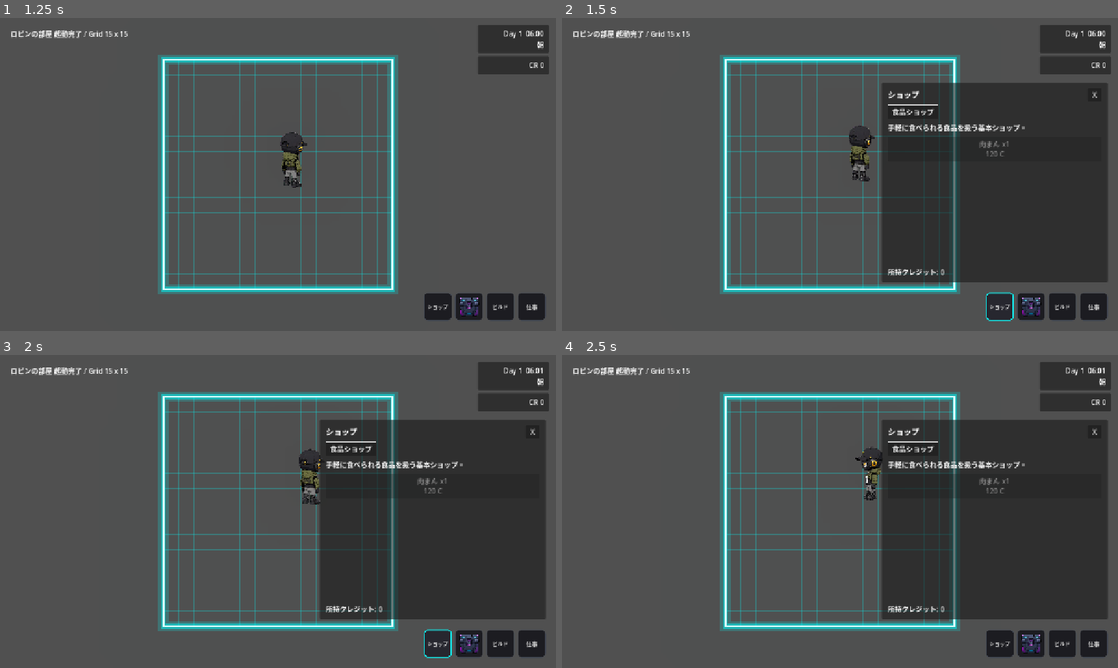
Above: before the commit, frames 1-4 (two rows, left to right).
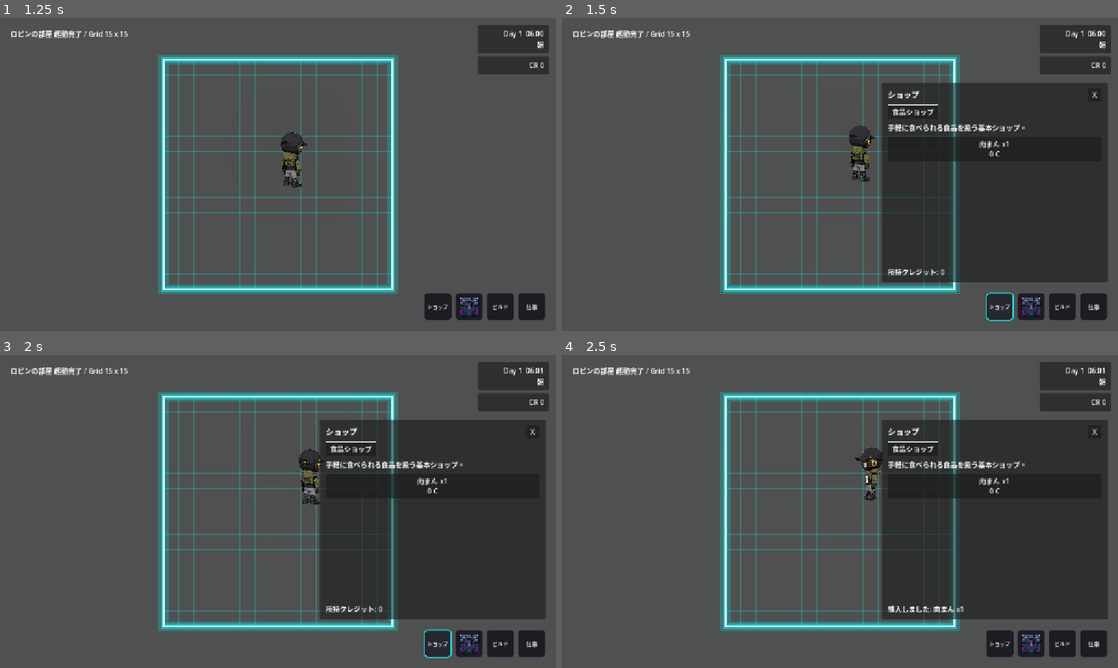
Above: after the commit, the same moments.

Repository: grimoire1089-coder/optimistic
Game: Godot game, scene res://Scenes/Boot/TitleScene.tscn
The game is run twice, just before and just after one commit, with the same random seed, the same clock (stepped at 60 frames per second) and the same inputs.
Inputs (mouse positions are in pixels of both pictures, inside the frame that each line leads up to):
- Up to frame 1 (1.25 s): click "はじめる" at 0.5 s
- Up to frame 2 (1.5 s): click "ショップ" at 1.25 s
- Up to frame 3 (2 s): no input
- Up to frame 4 (2.5 s): click (995, 486) at 2 s, where only the run after the commit has a clickable "肉まん x1 0 C"

Frame 1 is identical in both runs. In frame 2, 0.1% of the frame differs, in the area x 70-81%, y 38-46%; in frame 3, 0.1%; in frame 4, 0.3%, in the area x 58-81%, y 38-83%.

Commit message:
Update project

Diff:
--- a/Data/Items/Food/Food_0001_Nikuman.tres
+++ b/Data/Items/Food/Food_0001_Nikuman.tres
@@ -1,7 +1,7 @@
-[gd_resource type="Resource" script_class="FoodItemData" load_steps=3 format=3]
+[gd_resource type="Resource" script_class="FoodItemData" format=3 uid="uid://khpl6knsr1ao"]
 
-[ext_resource type="Script" path="res://Scripts/Items/Food/FoodItemData.gd" id="1_food_data"]
-[ext_resource type="Texture2D" path="res://Assets/Items/Icons/Food/Food_0001.png" id="2_food_icon"]
+[ext_resource type="Script" uid="uid://cgyi4b7bbmqn" path="res://Scripts/Items/Food/FoodItemData.gd" id="1_food_data"]
+[ext_resource type="Texture2D" uid="uid://vbpld046fyy2" path="res://Assets/Items/Icons/Food/Food_0001.png" id="2_food_icon"]
 
 [resource]
 script = ExtResource("1_food_data")
@@ -9,7 +9,4 @@
 display_name = "肉まん"
 description = "ふかふかの生地で肉餡を包んだ、定番の温かい食品。"
 icon = ExtResource("2_food_icon")
-category_id = &"foods"
-stack_max = 99
-buy_price = 120
 sell_price = 60
--- a/Data/Shops/BasicFoodShop.tres
+++ b/Data/Shops/BasicFoodShop.tres
@@ -1,17 +1,12 @@
-[gd_resource type="Resource" script_class="ShopData" load_steps=5 format=3]
+[gd_resource type="Resource" script_class="ShopData" format=3 uid="uid://b5d1bc3ov556r"]
 
-[ext_resource type="Script" path="res://Scripts/Shops/ShopData.gd" id="1_shop_data"]
-[ext_resource type="Script" path="res://Scripts/Shops/ShopItemData.gd" id="2_shop_item"]
-[ext_resource type="Resource" path="res://Data/Items/Food/Food_0001_Nikuman.tres" id="3_nikuman"]
+[ext_resource type="Script" uid="uid://dik32ehksmive" path="res://Scripts/Shops/ShopData.gd" id="1_shop_data"]
+[ext_resource type="Script" uid="uid://8a0d3nyywiao" path="res://Scripts/Shops/ShopItemData.gd" id="2_shop_item"]
+[ext_resource type="Resource" uid="uid://khpl6knsr1ao" path="res://Data/Items/Food/Food_0001_Nikuman.tres" id="3_nikuman"]
 
 [sub_resource type="Resource" id="ShopItemData_nikuman"]
 script = ExtResource("2_shop_item")
 item_data = ExtResource("3_nikuman")
-amount = 1
-price_override = -1
-custom_display_name = ""
-custom_description = ""
-is_available = true
 
 [resource]
 script = ExtResource("1_shop_data")
Not shown, added: Scripts/Shops/ShopData.gd.uid
Not shown, added: Scripts/Shops/ShopDatabase.gd.uid
Not shown, added: Scripts/Shops/ShopItemData.gd.uid
Not shown, added: Scripts/UI/HUD/ShopButton.gd.uid
Not shown, added: Scripts/UI/Shop/ShopMenu.gd.uid
